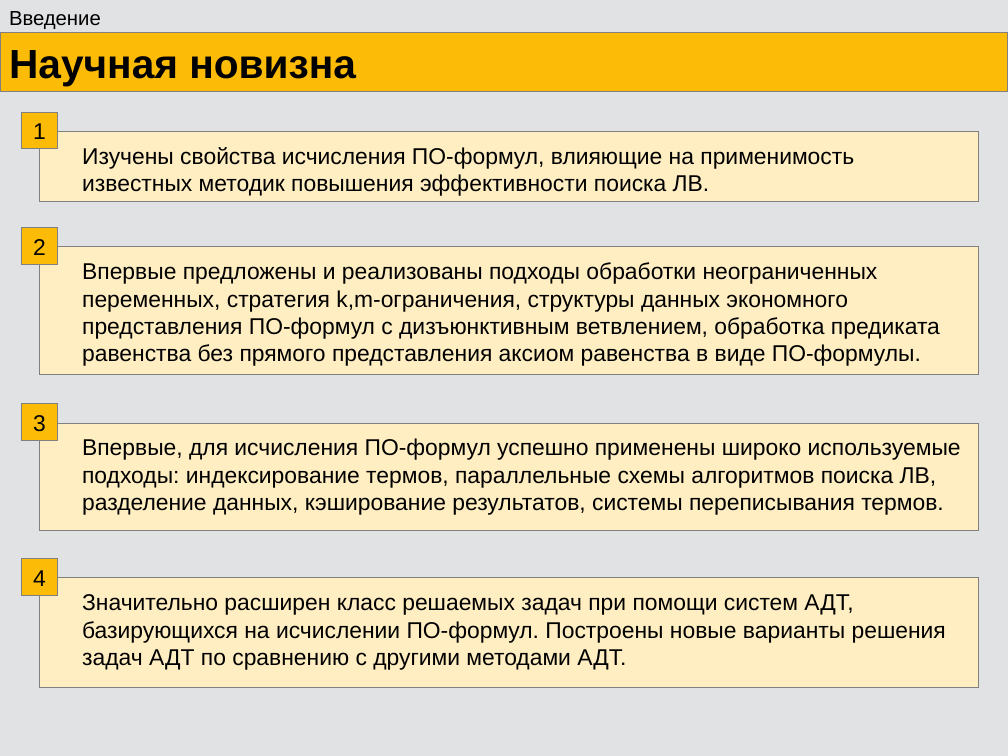
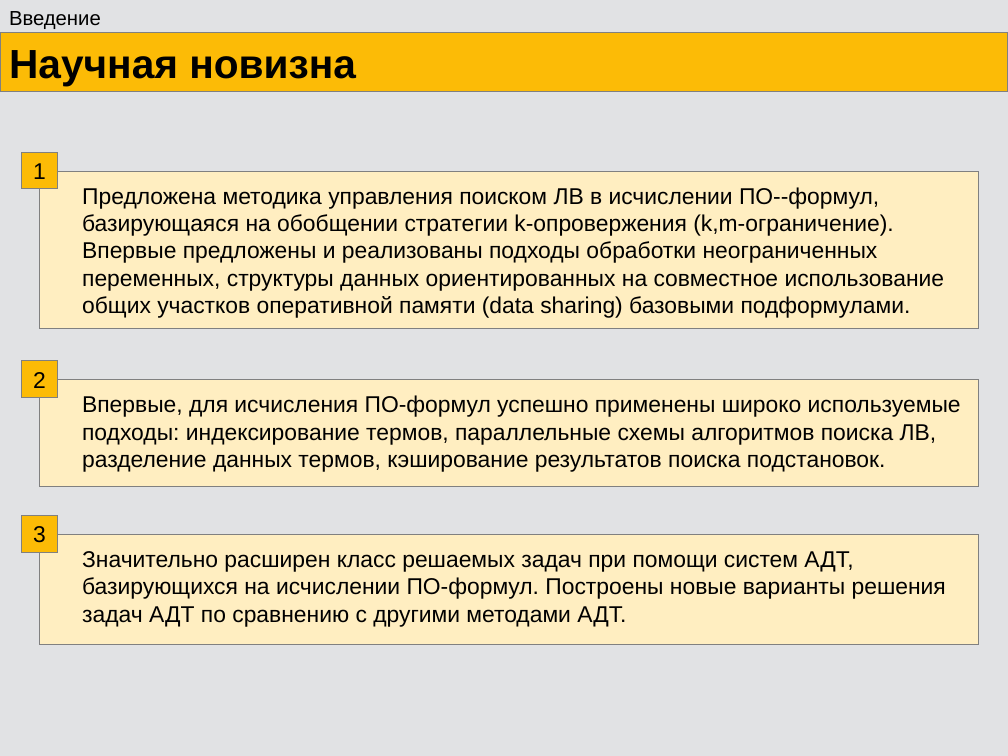
Before and after one commit to eugeneai/prisnif, a slide deck: slide 7 of brick/pres/pacman.odp. Drawn at 1008x756 pixels with LibreOffice and Linux fonts; fonts in the diff are those of the drawing. Boxes give left, top, right and bottom in pixels: in the first picture for what was removed or moved away, otherwise in the second. Text is boxed around its words. In the diff, an @@ line names an element or a change of style, - is before the commit and + after.

```diff
--- a/brick/pres/pacman.odp
+++ b/brick/pres/pacman.odp
@@ rectangle "1" moved from (x1=21, y1=113, x2=58, y2=149) to (x1=21, y1=152, x2=58, y2=188) @@
@@ rectangle resized from (x1=39, y1=132, x2=979, y2=201) to (x1=39, y1=171, x2=979, y2=329) @@
@@ text at (x1=82, y1=187, x2=945, y2=318): text changed @@
-Изучены свойства исчисления ПО-формул, влияющие на применимость
-известных методик повышения эффективности поиска ЛВ.
+Предложена методика управления поиском ЛВ в исчислении ПО--формул,
+базирующаяся на обобщении стратегии k-опровержения (k,m-ограничение).
+Впервые предложены и реализованы подходы обработки неограниченных
+переменных, структуры данных ориентированных на совместное использование
+общих участков оперативной памяти (data sharing) базовыми подформулами.
@@ text removed at (x1=82, y1=262, x2=940, y2=366) @@
-Впервые предложены и реализованы подходы обработки неограниченных
-переменных, стратегия k,m-ограничения, структуры данных экономного
-представления ПО-формул с дизъюнктивным ветвлением, обработка предиката
-равенства без прямого представления аксиом равенства в виде ПО-формулы.
@@ rectangle "2" moved from (x1=21, y1=228, x2=58, y2=264) to (x1=21, y1=361, x2=58, y2=398) @@
@@ rectangle resized from (x1=39, y1=247, x2=979, y2=375) to (x1=39, y1=381, x2=979, y2=488) @@
@@ text "Впервые, для исчисления ПО-формул успешно ..." moved from (x1=82, y1=438, x2=961, y2=515) to (x1=82, y1=395, x2=961, y2=472) @@
@@ text at (x1=82, y1=454, x2=886, y2=472): text changed @@
-разделение данных, кэширование результатов, системы переписывания термов.
+разделение данных термов, кэширование результатов поиска подстановок.
@@ rectangle "3" moved from (x1=21, y1=404, x2=58, y2=441) to (x1=21, y1=516, x2=58, y2=552) @@
@@ rectangle moved from (x1=39, y1=424, x2=979, y2=531) to (x1=39, y1=535, x2=979, y2=645) @@
@@ rectangle removed at (x1=21, y1=559, x2=58, y2=595) @@
-4
@@ text "Значительно расширен класс решаемых задач ..." moved from (x1=82, y1=594, x2=946, y2=670) to (x1=82, y1=551, x2=946, y2=627) @@
@@ rectangle removed at (x1=39, y1=578, x2=979, y2=688) @@
```
Also in this commit, not shown: 18 other slides changed, 3 slides added, 13 other files.
